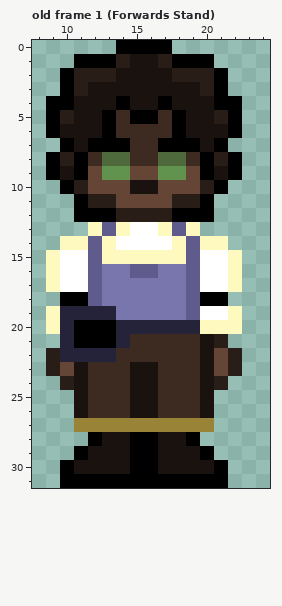
Pixel-art file, stored at assets/aseprite/medic.aseprite. This is how it looked before the edit.
32x32 pixels, 1 frame. Shown: old frame 1 (Forwards Stand): x 8..24, y 0..31. The commit also changed other frames, which this record leaves out.
After:
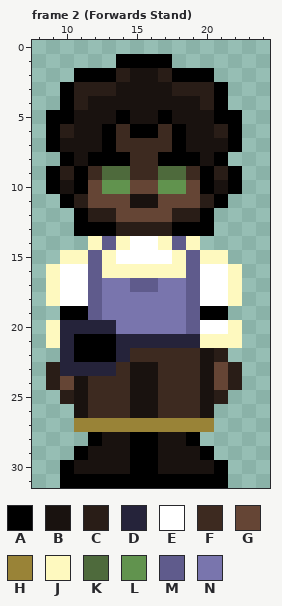
Palette (. is transparent): A #000000  B #19120f  C #291d17  D #25233a  E #ffffff  F #3d2a20  G #654535  H #998337  J #fef9bf  K #4e6a3c  L #61934e  M #5f5b8c  N #7975ad
A new or re-ordered frame is compared with the old frame closest to it.
The author wrote: Add animation to medic. Will add code to support sprite sheets later. See Aseprite file for animation layout
The exact change:
frames 1 -> 20
Changed rows in their new state; - is an unchanged pixel.
Frame 2 (Forwards Stand) is new; against old frame 1 (Forwards Stand), layers "Outline", "Colour":
first column x 9:
 0 -----....-----
 1 --...AAAA...--
 2 -.AAAC--CAAA.-
 3 ---CC----CC---
 4 .-C--B--B--C-.
 5 -A--BABBAB--A-
 6 -C----AA----C-
 7 AB-B-F--F-B-BA
 8 .ABAAA--AAABA.
 9 -C-FKKFFKKF-C-
10 ABA-LLGGLL-ABA
11 -ACGG-BB-GGCA-
12 ---CCGGGGCC---
13 --AAACCCCAAA--
14 -..JMJ--JMJ..-
15 .JJ--EEEE--JJ.
16 ----JJJJJJ----
17 ------MM------
18 JEE--------EEJ
19 .AAMN------AA.
20 --DDDNNNNNMEE-
21 J-----DDDDDJJJ
22 .-AAAD------C.
23 -DDDD---------
24 CG----------GC
25 -C----------C-
Where, in picture pixels (left, top, right, bottom), the same in both pictures:
changed: (46, 40, 242, 404)
